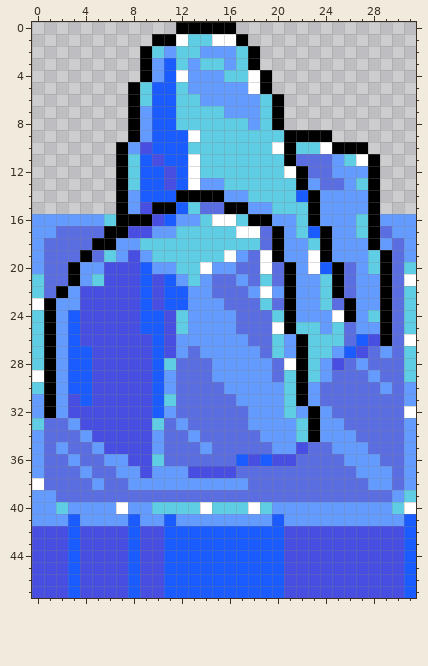
Two versions of one pixel-art sprite, assets/aseprite/blockingTile.png. That is the earlier state.
The file is 32x48 pixels.
And afterwards:
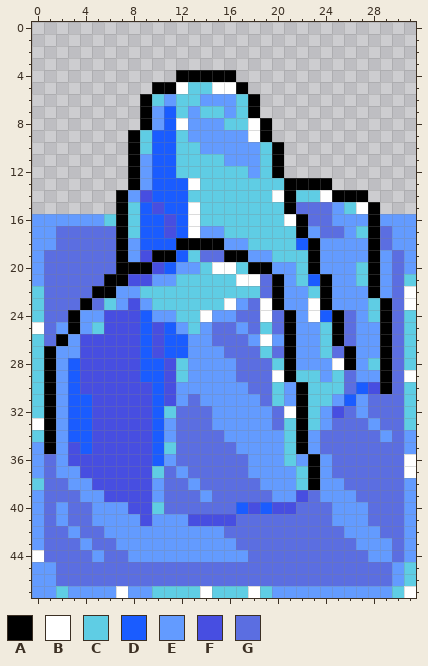
Palette (. is transparent): A #000000  B #ffffff  C #5fcde4  D #1a5cff  E #639bff  F #474ee1  G #5b6ee1
Diff:
Changed rows in their new state; - is an unchanged pixel.
first column x 0:
 0 ------------.....---------------
 1 ----------........--------------
 2 ---------..........-------------
 3 ---------..........-------------
 4 ---------...AAAAA...------------
 5 --------..AABCCBBA..------------
 6 --------.ACE-----CA..-----------
 7 --------.AE--E---CA..-----------
 8 --------.AE-BEEE--BA.-----------
 9 ---------C--CEEEEEBA.....-------
10 -------.AC--C-EEEEE-A.......----
11 -------.AED-CC--EEE-A........---
12 -------.AE-DCC----E-A........---
13 -------.AE-D--CC-----A-AA....---
14 ---------F--DCCCCC--BACCBAAA.---
15 --------CDFD-BCCCCCC-AGGG-CB----
16 --------CDDFDB-CC-CCCBAGG--E----
17 ------G-CDDFDBEE-CCCCCAEGG------
18 -E---GGA-DDDAAAAEE-CCCDAE----GE-
19 ----G-GAEFAAD-GGAAEECCCAE---AE--
20 ---GGGGAAAFDEECBBCAAEECAEEECAE-E
21 E--GGGAA-FEEC-CCCBBGAECDAEECAE-C
22 --GGGAAEECCCCCCCCCCGAE-CAEE-AE-B
23 CGGGAGCE-ECCCCCCBE-BAE-BAEE-C--B
24 -GGAEE----EE-CB----BG--BDAG-----
25 BG-AEC----FDEC-GGE-CG-EECA------
26 -GAE-----DFDD--GGGEBEAEE-A-EE--C
27 ---EF----DFDDE--GGGCGAEE-GAEEA--
28 ----F----D-FCEE--GGGCAEE-BA-CA--
29 C---F----D-FCEE--GGGBAC--C-E-A-B
30 ----F------FEEEE--GGCE-CCC-DFA-C
31 C--D-------FE-EEE--GCE-CCEDE---C
32 C--DD------C---EEE--GBAC-F-E---C
33 BAEDD-----DEG--EEE--GCAC-G--E--C
34 CAEDD-----DE-G--EEE--CAEGGG--E--
35 -A-FDF----DC--G--EEE-CAE-GGG----
36 --EFFFFF--DE-----GEEECEAE-GGG--B
37 --EEFFFFF-CG-GGGG-EEEECAE--GGG-B
38 C--EEFFFFF-GG-GGGG-EEECAEE--GG--
39 -G--EEFFFFE---E-----EEF-EEE---GE
40 -GEGG--EFF-GGGGGGDFDFFGGG---GGGE
41 -G-GG---EF-E-FFFFGGGGGGGG---GGGE
42 EGGEGGEEEEEEEEEEGGGGGGGGGGEEEGGE
43 EGGGEGGEEEEEEEEEEGGGGGGGGGGEEEGE
44 BGGGGEGGEEEEEEEEEEGGGGGGGGGGEEGE
45 EEGGGGGGGGGGGGGGGGGGGGGGGGGGGGEC
46 EEGGGGGGGGGGGGGGGGGGGGGGGGGGGGEC
47 EECEEEEBEECCCCBCCCBCEEEEEEEEEECB
Where, in picture pixels (left, top, right, bottom), the same in both pictures:
changed: (32, 22, 416, 598)
